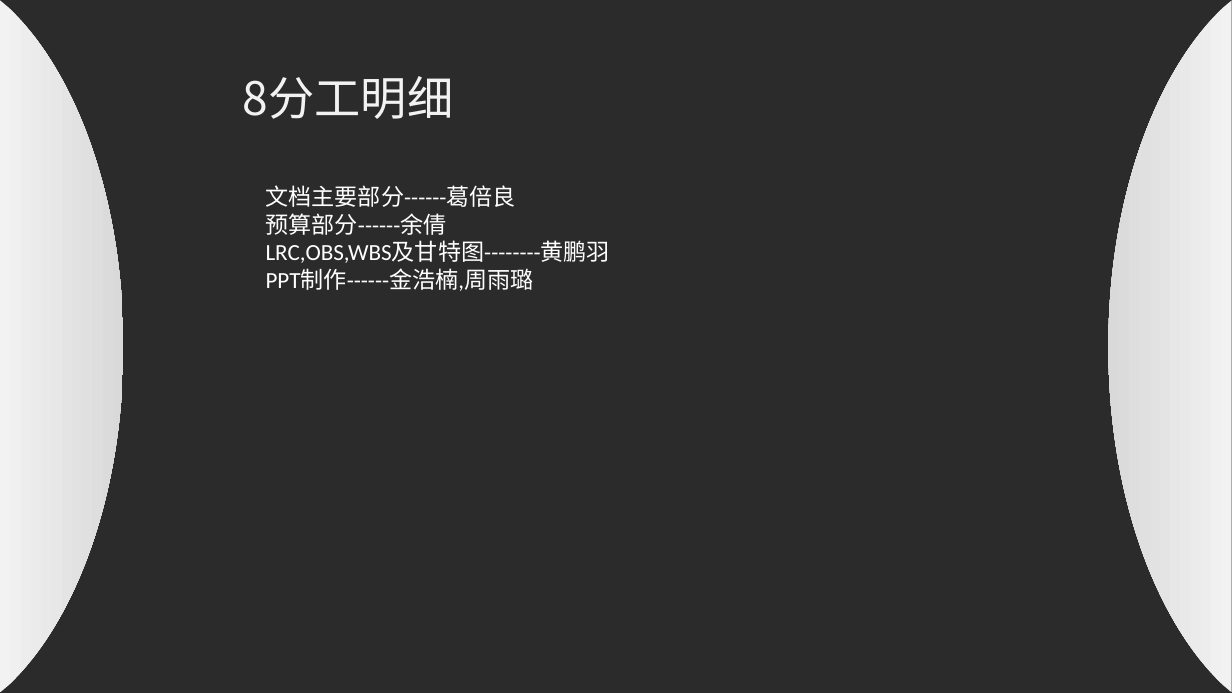
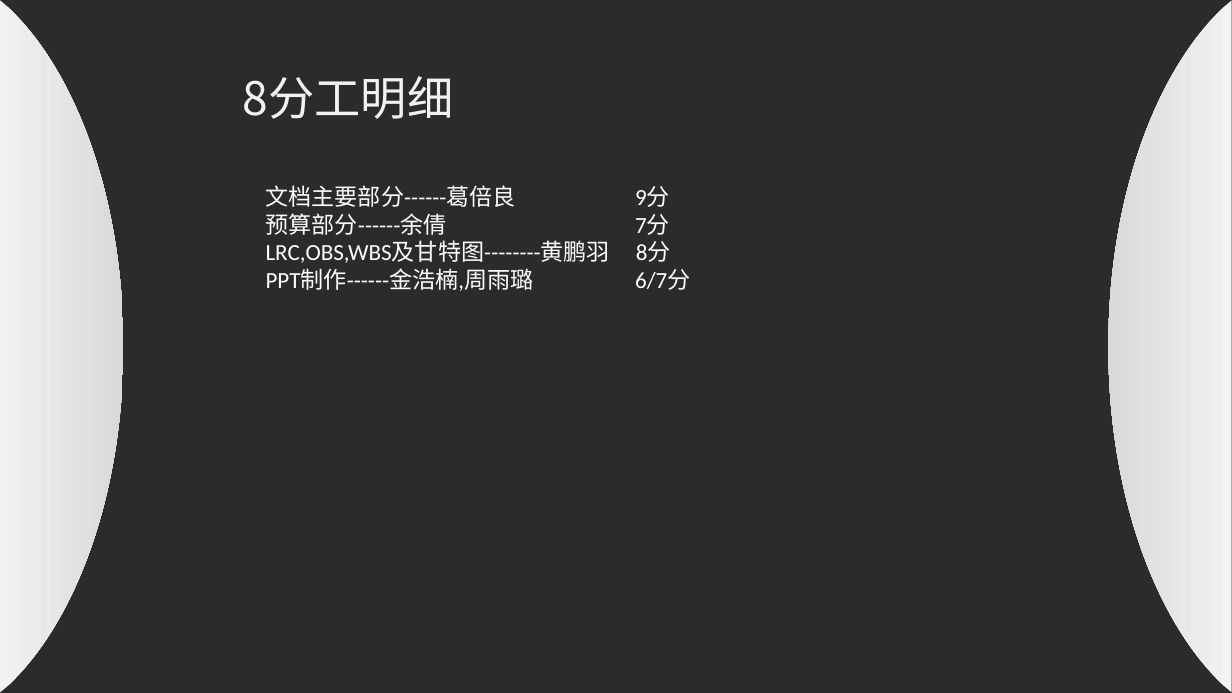
Before and after one commit to PRD2017-G07/G07-teamwork, a slide deck: slide 28 of 0PPT/需求工程计划评审.ppt. Drawn at 1232x693 pixels with LibreOffice and Linux fonts; fonts in the diff are those of the drawing; background and template pictures are left out; a plain dark background stands for a picture behind light text. Boxes give left, top, right and bottom in pixels: in the first picture for what was removed or moved away, otherwise in the second. Text is boxed around its words. In the diff, an @@ line names an element or a change of style, - is before the commit and + after.

```diff
--- a/0PPT/需求工程计划评审.ppt
+++ b/0PPT/需求工程计划评审.ppt
@@ text at box(266, 185, 690, 291): text changed @@
-文档主要部分------葛倍良
-预算部分------余倩
-LRC,OBS,WBS及甘特图--------黄鹏羽
-PPT制作------金浩楠,周雨璐
+文档主要部分------葛倍良 9分
+预算部分------余倩 7分
+LRC,OBS,WBS及甘特图--------黄鹏羽 8分
+PPT制作------金浩楠,周雨璐 6/7分
```
Also in this commit, not shown: 1 other slide changed, 5 other files.
